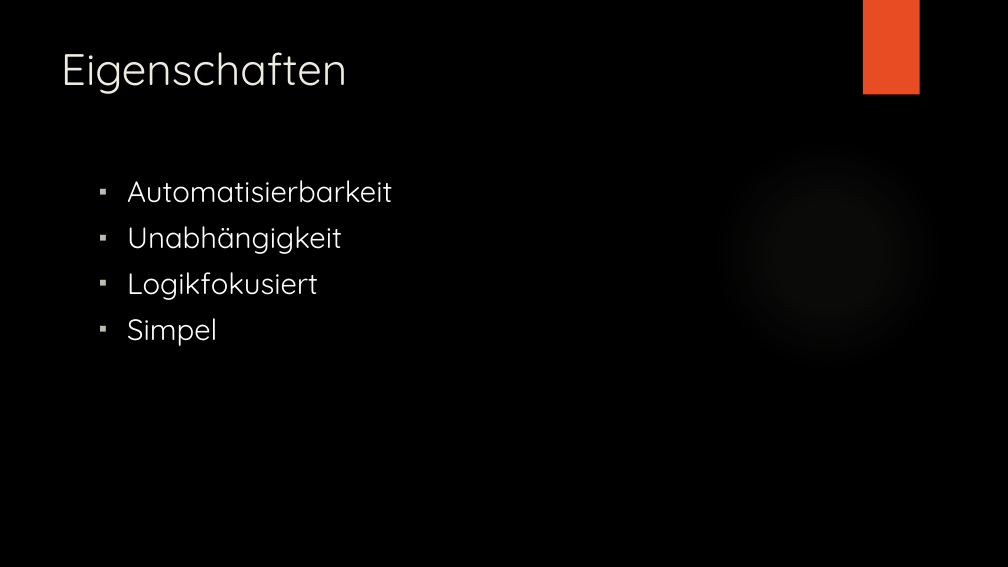
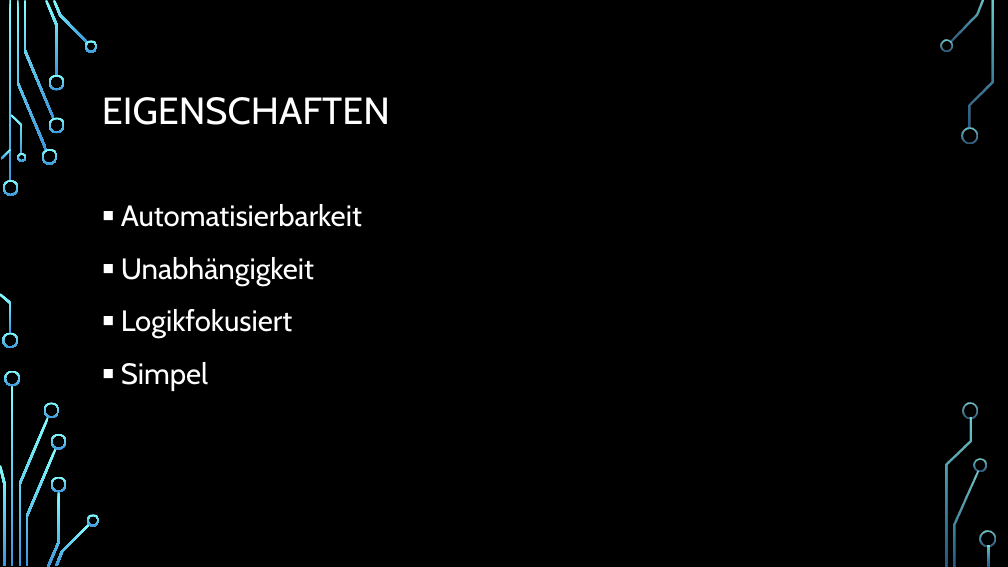
Before and after one commit to Ratnar/Tesint-with-JUnit, a slide deck: slide 4 of Präsentation/Unit testen mit JUnit.pptx. Drawn at 1008x567 pixels with LibreOffice and Linux fonts; fonts in the diff are those of the drawing; background and template pictures are left out. Boxes give left, top, right and bottom in pixels: in the first picture for what was removed or moved away, otherwise in the second. Text is boxed around its words. In the diff, an @@ line names an element or a change of style, - is before the commit and + after.

```diff
--- a/Präsentation/Unit testen mit JUnit.pptx
+++ b/Präsentation/Unit testen mit JUnit.pptx
@@ rectangle removed at (863,0,920,95) @@
@@ title "EIGENSCHAFTEN" at (102,97,390,125): vertical alignment top to middle @@
@@ title at (102,97,390,125): text changed; size 42 to 36 pt; font Quicksand to Cabin; text colour #EEECE1 to #FFFFFF @@
-Eigenschaften
+EIGENSCHAFTEN
@@ text "Automatisierbarkeit": place and size @@
-text "Automatisierbarkeit" at (127,180,392,346)
+text "Automatisierbarkeit" at (121,204,362,391)
@@ text "Automatisierbarkeit" at (121,204,362,391): font Quicksand to Cabin; indent changed; line spacing 1 to 1.2 @@
@@ group added at (0,0,996,567): 33 freeform shapes, 3 rectangles @@
```
Also in this commit, not shown: 9 other slides changed, 8 slides added, 1 slide removed, 8 other files.
